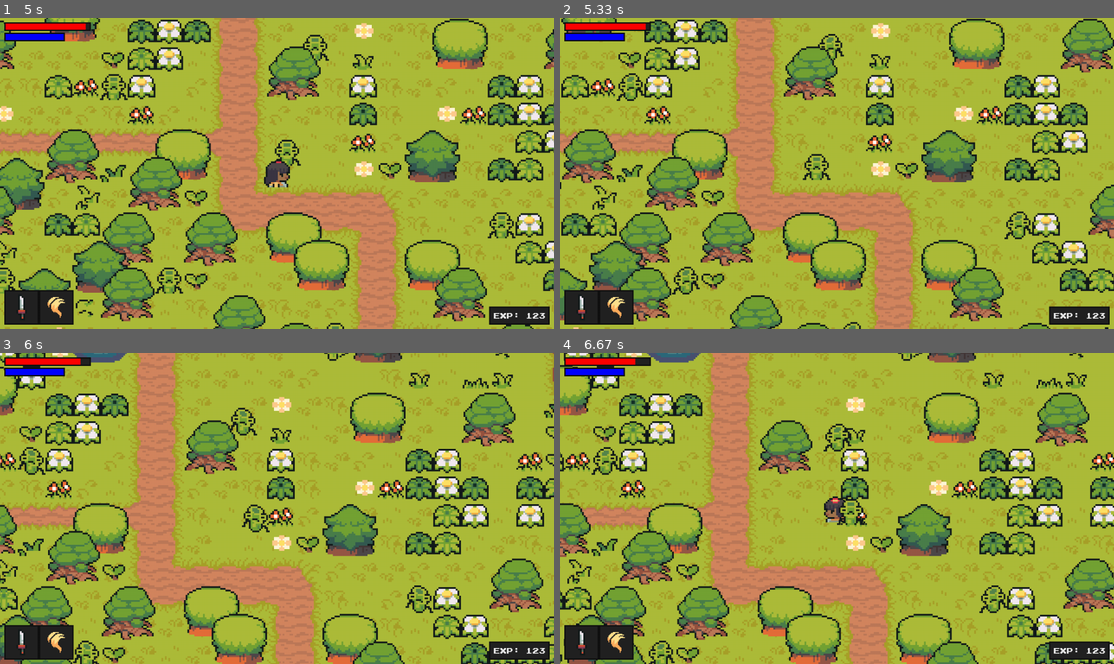
Above: before the commit, frames 1-4 (two rows, left to right).
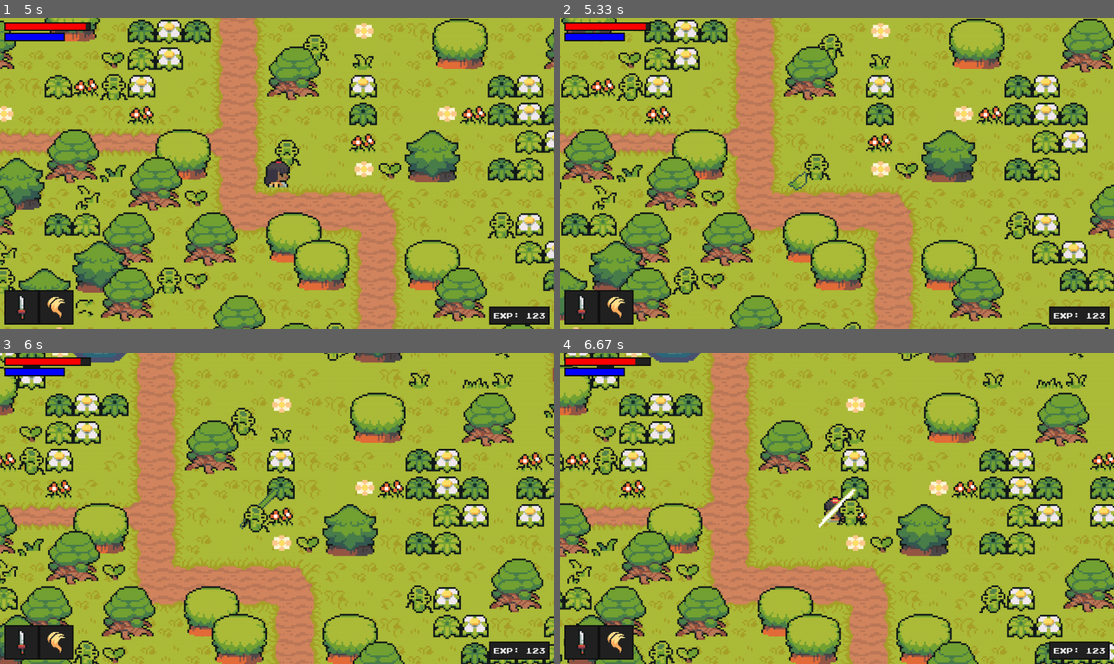
Above: after the commit, the same moments.

Repository: b3mery/Zelda_pygame
Game: pygame game, started from main.py
Same seed, same stepped clock (60 frames per second), same inputs: the game is played once before the commit and once after it.
Inputs:
- Up to frame 1 (5 s): hold Right 0.33-0.8 s; hold Up 0.83-1.13 s; hold Right 1.17-1.63 s; hold Left 1.67-2.2 s; hold Down 2.23-2.53 s; hold Left 2.57-2.97 s; hold Up 3-3.37 s; hold Right 3.4-4.03 s; hold Down 4.07-4.43 s; hold Left 4.47-4.93 s; hold Right from 4.97 s (still down)
- Up to frame 2 (5.33 s): keep holding Right
- Up to frame 3 (6 s): release Right at 5.43 s; hold Up 5.47-5.77 s; hold Right from 5.8 s (still down)
- Up to frame 4 (6.67 s): release Right at 6.27 s; hold Left from 6.3 s (still down)

Frame 1 is identical in both runs. In frame 2, less than 0.1% of the frame differs, in the area x 41-45%, y 49-56%; in frame 3, 0.1%; in frame 4, 0.2%, in the area x 46-54%, y 43-57%.

Commit message:
Added attack animation

Diff:
--- a/src/anamation/animation_player.py
+++ b/src/anamation/animation_player.py
@@ -5,11 +5,10 @@
 from src.anamation.particle_effect import ParticleEffect
 
 class AnimationPlayer:
-    """_summary_
-    """
-    def __init__(self) -> None:
-		# Load all particles frames
-        self.frames = {
+	"""_summary_
+	"""
+	def __init__(self) -> None:
+		self.frames = {
 			# magic
 			'flame': util.import_folder('assets/graphics/particles/flame/frames'),
 			'aura': util.import_folder('assets/graphics/particles/aura'),
@@ -43,19 +42,36 @@
 				self.__reflect_images(util.import_folder('assets/graphics/particles/leaf5')),
 				self.__reflect_images(util.import_folder('assets/graphics/particles/leaf6')),
 				)
-        }
+		}
 
-    def __reflect_images(self, frames):
-        """_summary_
+	def __reflect_images(self, frames):
+		"""_summary_
 
-        Args:
-            frames (_type_): _description_
+		Args:
+			frames (_type_): _description_
 
-        Returns:
-            list: _description_
-        """
-        return [pygame.transform.flip(frame, True, False) for frame in frames]
+		Returns:
+			_type_: _description_
+		"""
+		return [pygame.transform.flip(frame, True, False) for frame in frames]
 
-    def create_grass_particles(self, pos, groups):
-        animation_frames = random.choice(self.frames['leaf'])
-        ParticleEffect(pos, animation_frames, groups)
+	def create_grass_particles(self, pos, groups):
+		"""_summary_
+
+		Args:
+			pos (_type_): _description_
+			groups (_type_): _description_
+		"""
+		animation_frames = random.choice(self.frames['leaf'])
+		ParticleEffect(pos, animation_frames, groups)
+
+	def generate_particles(self,animation_type:str, pos, groups):
+		"""_summary_
+
+		Args:
+			animation_type (str): _description_
+			pos (_type_): _description_
+			groups (_type_): _description_
+		"""
+		animation_frames = self.frames[animation_type]
+		ParticleEffect(pos, animation_frames, groups)
--- a/src/orchestration/level.py
+++ b/src/orchestration/level.py
@@ -132,7 +132,9 @@
                     for target_sprite in collision_sprites:
                         if target_sprite.sprite_type == 'grass':
                             pos = target_sprite.rect.center
-                            self.anamation_player.create_grass_particles(pos,[self.visible_sprites])
+                            offest = pygame.math.Vector2(0,50)
+                            for _ in range(random.randint(3,6)):
+                                self.anamation_player.create_grass_particles(pos-offest,[self.visible_sprites])
                             target_sprite.kill()
                         else:
                             target_sprite.get_damage(self.player, attack_sprite.sprite_type)
@@ -142,7 +144,7 @@
             self.player.health -= amount
             self.player.vulnerable = False
             self.player.hurt_time = pygame.time.get_ticks()
-
+            self.anamation_player.generate_particles(attack_type, self.player.rect.center, [self.visible_sprites])
 
     def run(self):
         """Update and draw the sprites to the game
